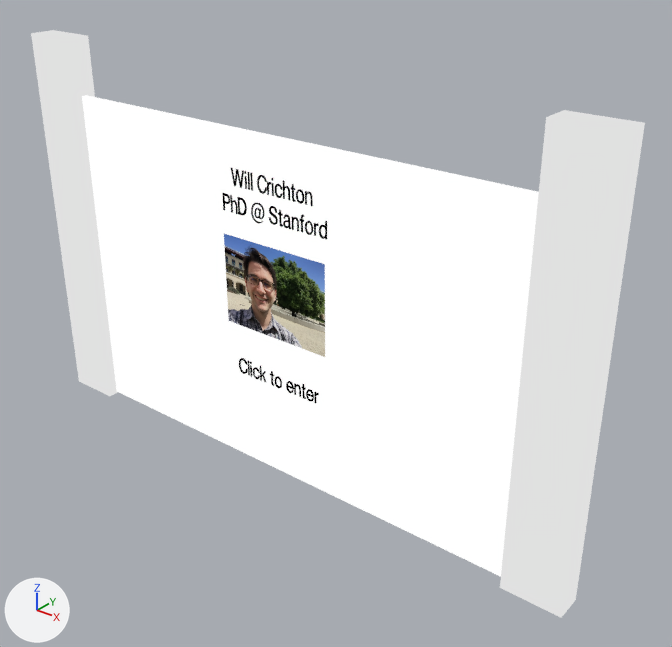
Two versions of the glTF model assets/models/website-terrain/WebsiteTerrain.gltf, one commit apart.
One viewpoint serves both versions: a 50 mm lens placed at (9.39, -10.19, 9.6), pointed at (0.92, 0.4, 3.03). Every picture has the same lights, and +X, +Y and +Z are marked at lower left. Where no turn or scale is listed for an object, it has been applied to the vertices.

The first picture shows 'Picture', 'Post1', 'Post2', 'Wall'.
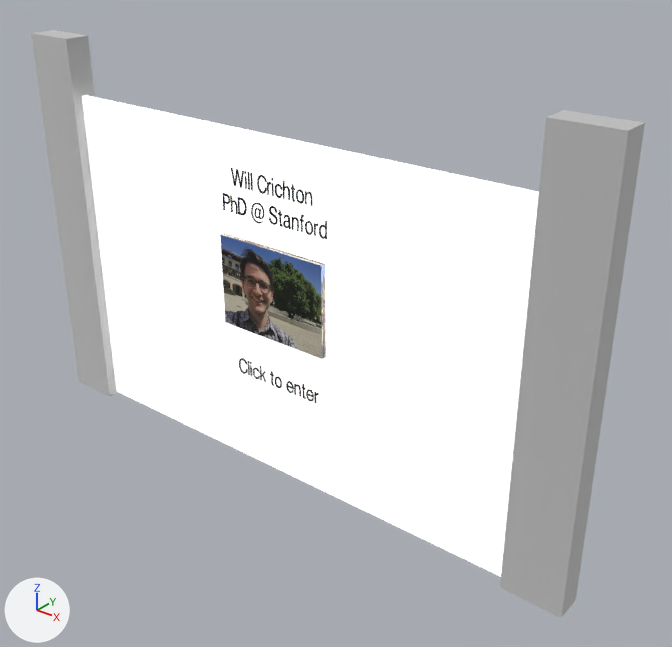
Edits to the bpy script that builds the scene:
```text
Change mat_standard:
    remove # nodes: BsdfTransparent, Emission, LightPath, MixShader, OutputMaterial
    nodes: BsdfPrincipled, OutputMaterial
    colours: white #ffffff
Change mat_headshot2material:
    remove # nodes: BsdfTransparent, Emission, LightPath, Mix, MixShader, OutputMaterial, TexImage
    nodes: BsdfPrincipled, Mix, OutputMaterial, TexImage
Change mat_default_post1:
    remove # nodes: BsdfTransparent, Emission, LightPath, MixShader, OutputMaterial
    nodes: BsdfPrincipled, OutputMaterial
Change mat_default_post2:
    remove # nodes: BsdfTransparent, Emission, LightPath, MixShader, OutputMaterial
    nodes: BsdfPrincipled, OutputMaterial
Change ob_picture:
    ob_picture.scale: (2.14, 0.0004, 1.59) -> (2.14, 0.16, 1.59)
```

Location of each change, (x1, y1, x2, y2) in pixels of the pictures (672 x 647 px):
'Post2', recoloured (white to grey)
    both: (500, 110, 645, 618)
'Post1', recoloured (white to grey)
    both: (31, 30, 118, 396)
'Picture', recoloured, rescaled
    before: (224, 234, 325, 357)
    after: (220, 233, 326, 359)
